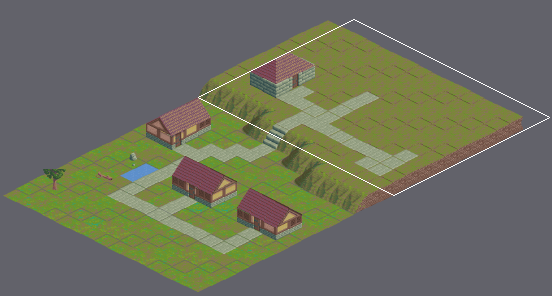
An edit to a level. Tiled map, assets/maps/test.tmx. Above, an overview of the earlier version with the close-up marked.
Close-up. First the earlier version:
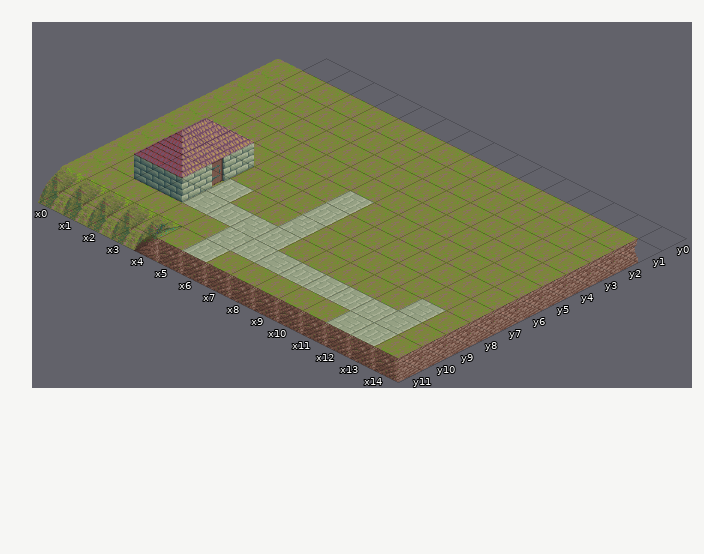
Cells are 64x32 px. Isometric: x runs down to the right, y down to the left. Shown: x 0..14, y 0..11. The commit also changed other parts of the map, which this record leaves out. The old version is drawn lined up with the new one.
After:
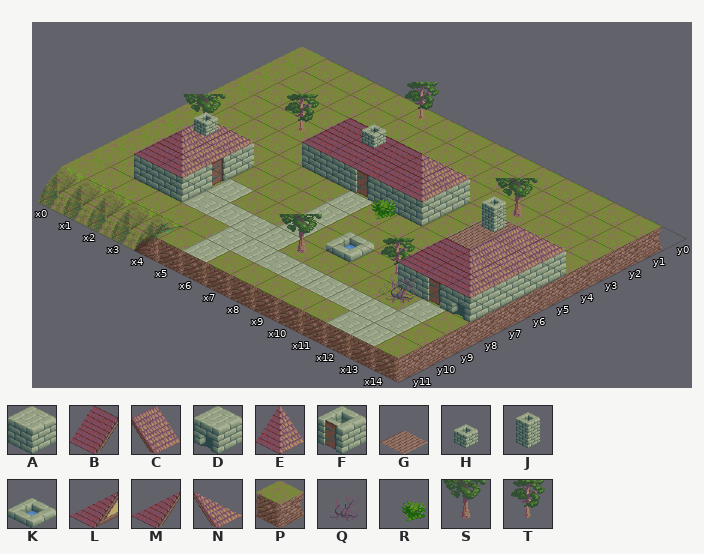
Key: from "iso-64x64-building_2": A 0, B 13, C 14, D 28, E 29, F 39, G 50, H 56, J 57, K 59, L 60, M 62, N 63; from "iso-64x64-outside": P 34, Q 119, R 120, S 150, T 152.
_ is an empty cell.
Tiles of an added or newly shown layer are drawn over the layers below it.
The exact change:
map size 15x25 -> 15x27 cells (old content now starts at 0,2; both pictures use the new coordinates)
Layer "0 floor":
y 1: x 0..14 _______________ -> PPPPPPPPPPPPPPP
Layer "1 floor":
y 0: x 4 _ -> T
y 2: x 10 _ -> S
y 3: x 2 _ -> T; x 4..8 _____ -> AAAAA
y 4: x 4..8 _____ -> AAFAA; x 11..13 ___ -> AAA
y 5: x 0 _ -> S; x 11..13 ___ -> AAA
y 6: x 11..13 ___ -> AAA
y 7: x 8 _ -> K; x 10..13 ____ -> TAFD
y 8: x 7 _ -> S
Layer "1 decoration" (added):
y 5: x 7 _ -> R
y 8: x 11 _ -> Q
Layer "2 floor" (added):
y 2: x 7 _ -> N
y 3: x 3..7 _____ -> MBBBE; x 10 _ -> G; x 12 _ -> N
y 4: x 10 _ -> G; x 12 _ -> C
y 5: x 12 _ -> C
y 6: x 10..12 ___ -> LBE
Layer "2 decoration" (added):
y 2: x 4 _ -> H
y 3: x 10 _ -> J
y 5: x 0 _ -> H
Boxes around the changes in both close-ups, in picture pixels (x1, y1, x2, y2):
added: (278, 47, 662, 322)
added: (183, 94, 226, 136)
